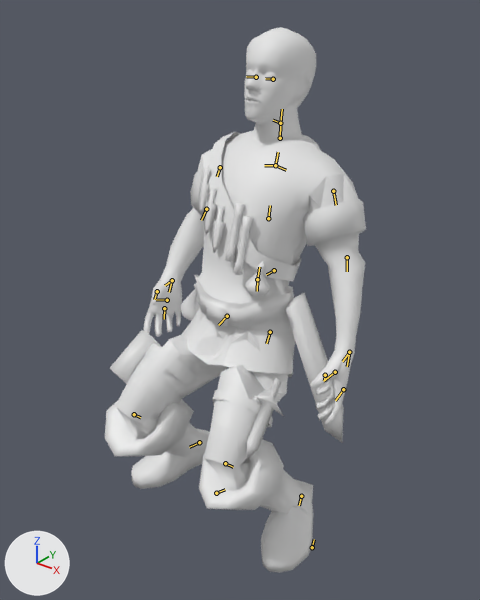
An edit to the Blender file assets-src/rooms/tavern/creature-clips/Adventurer.blend, drawn before and after from the same camera.
One viewpoint serves both versions: a 50 mm camera at (0.572, -0.733, 0.814) aimed at (-0.007, -0.009, 0.365). Every picture has the same lights, and +X, +Y and +Z are marked at lower left. The first picture is the older version. Both versions are drawn at frame 12 of the action 'SitDice'; the numbers are the values there. The bones that change, and the others that lie on the model, are drawn over the model as lines.

Objects in the first picture: 'AdventurerSourceMesh'.
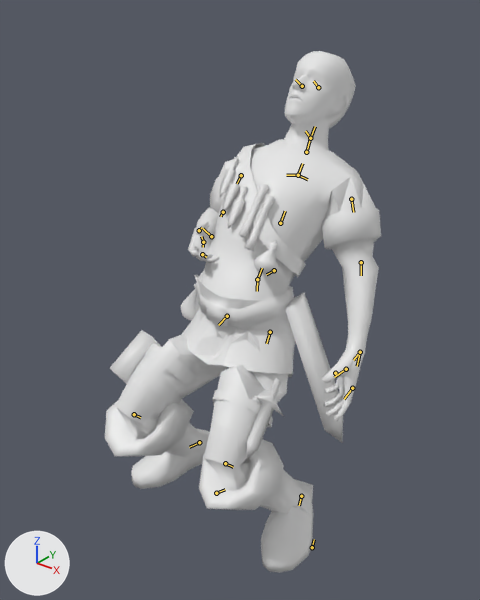
The edits, one by one:
Bone 'C3' (bone_c3) turns from (-14, 0, 0) to (-36, 0, 0) degrees about its own x, y and z.
Bone 'Upperarm_L' (bone_upperarm_l) turns from (-8, 38, -30) to (-27, 42, -43) degrees about its own x, y and z.
Bone 'Head' (bone_head) turns from (-5, 0, 0) to (0, 0, 0) degrees about its own x, y and z.
Bone 'Upperarm_R' (bone_upperarm_r) turns from (-32, -38, 40) to (-58, -41, 52) degrees about its own x, y and z.
Bone 'Forearm_R' (bone_forearm_r) turns from (37, -1, 10) to (91, -11, 19) degrees about its own x, y and z.

Changed parts and their boxes [x1, y1, x2, y2] in the pictures (480 x 600 px):
'AdventurerSourceMesh', posed
    before: [105, 27, 366, 573]
    after: [105, 51, 381, 573]
bone 'C3', root to tip
    before: (257, 279) to (259, 267)
    after: (257, 279) to (262, 268)
bone 'Upperarm_L', root to tip
    before: (333, 191) to (336, 205)
    after: (351, 199) to (353, 212)
bone 'Head', root to tip
    before: (280, 123) to (282, 109)
    after: (310, 138) to (315, 126)
bone 'Upperarm_R', root to tip
    before: (220, 167) to (217, 176)
    after: (241, 175) to (237, 183)
bone 'Forearm_R', root to tip
    before: (206, 209) to (201, 220)
    after: (223, 212) to (220, 216)
